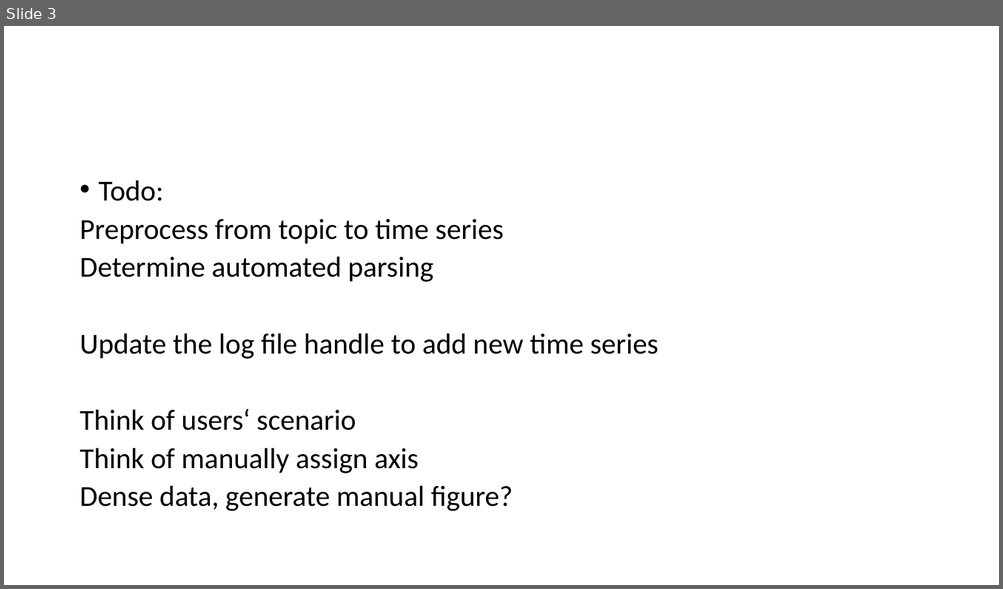
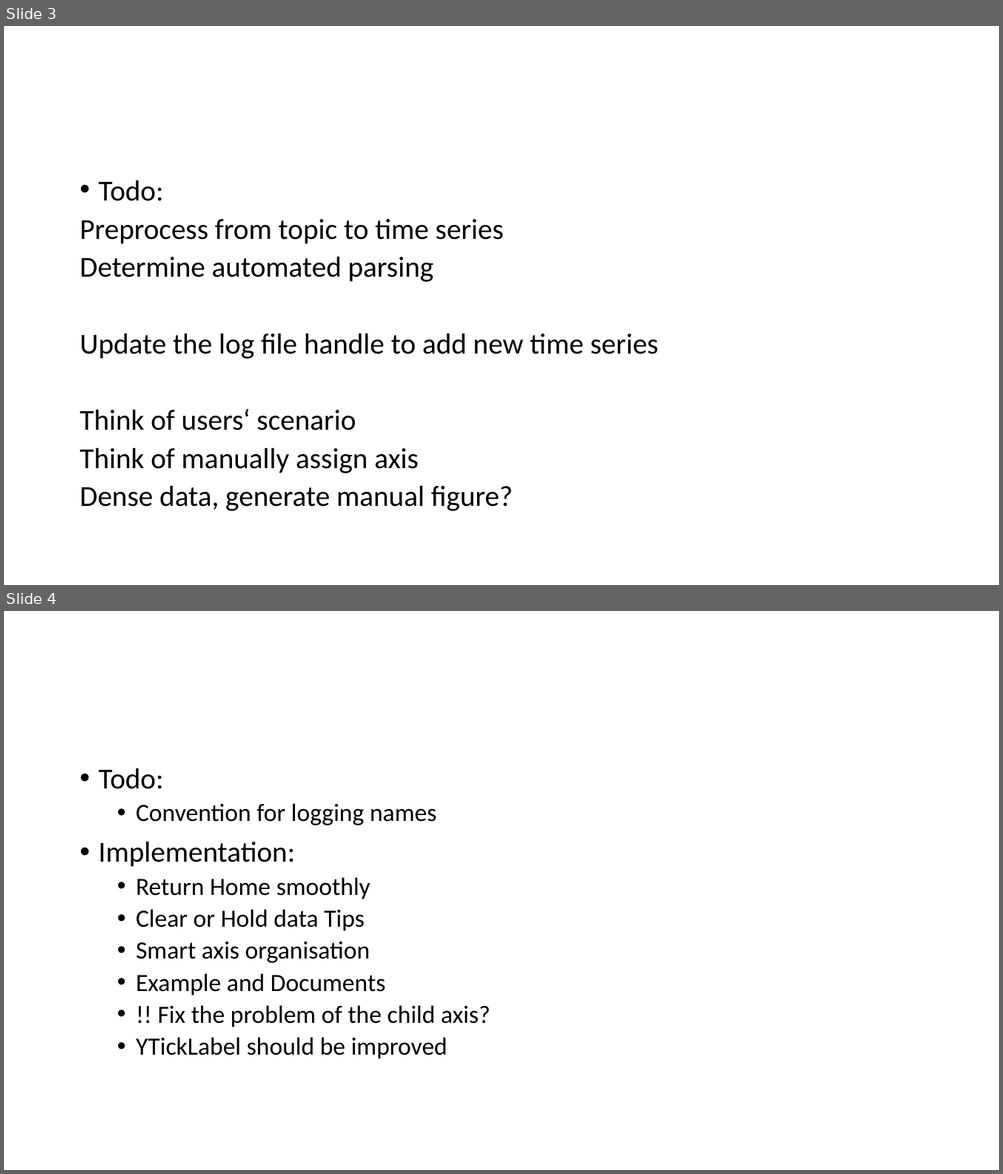
Before and after one commit to khanhln2907/FlightAnalyzer, a slide deck: Documentation/Process.pptx. Shown one above the other, each under a label of ours: slide 3 before the commit, slides 3 and 4 after it. The pictures are 1003x589 and 1003x1174 pixels, drawn with LibreOffice and Linux fonts; fonts in the diff are those of the drawing. Boxes give left, top, right and bottom in pixels: in the first picture for what was removed or moved away, otherwise in the second. Text is boxed around its words. In the diff, an @@ line names an element or a change of style, - is before the commit and + after.

```diff
--- a/Documentation/Process.pptx
+++ b/Documentation/Process.pptx
@@ slide 4 added at <box>4,611,999,1170</box>, background #FFFFFF @@
@@ text added at <box>99,768,490,1059</box>, 24 pt, text #000000 @@
+• Todo:
+  • Convention for logging names
+• Implementation:
+  • Return Home smoothly
+  • Clear or Hold data Tips
+  • Smart axis organisation
+  • Example and Documents
+  • !! Fix the problem of the child axis?
+  • YTickLabel should be improved
```
Also in this commit, not shown: 2 other files.
